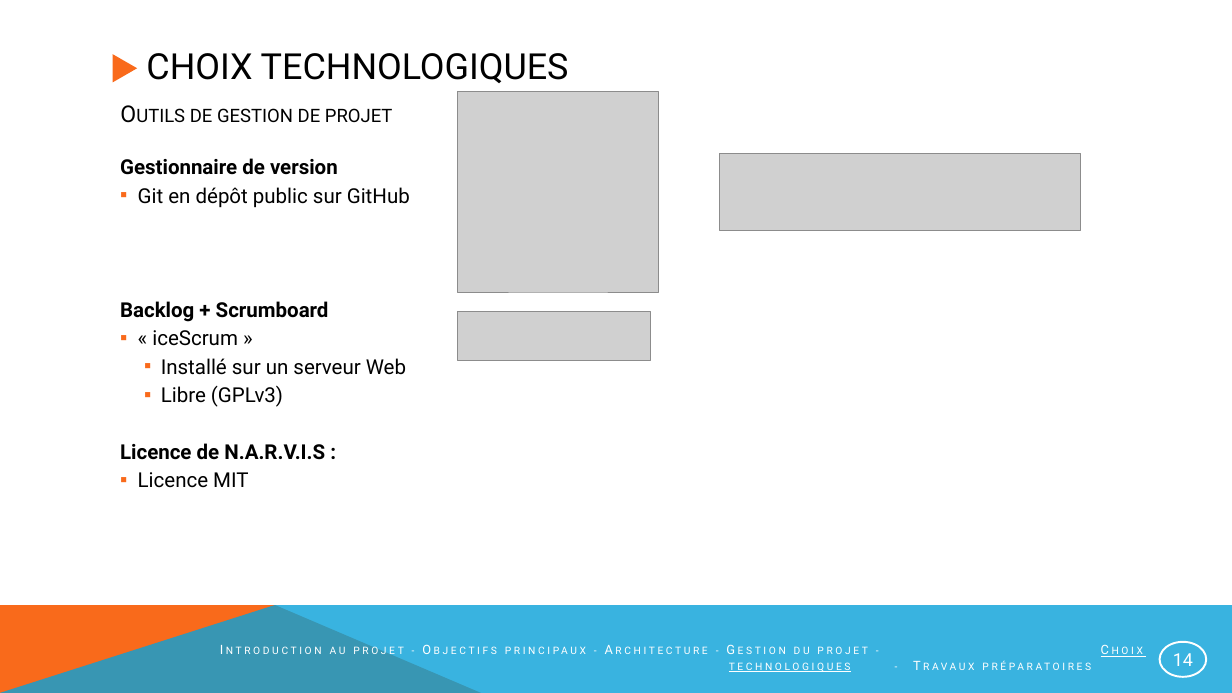
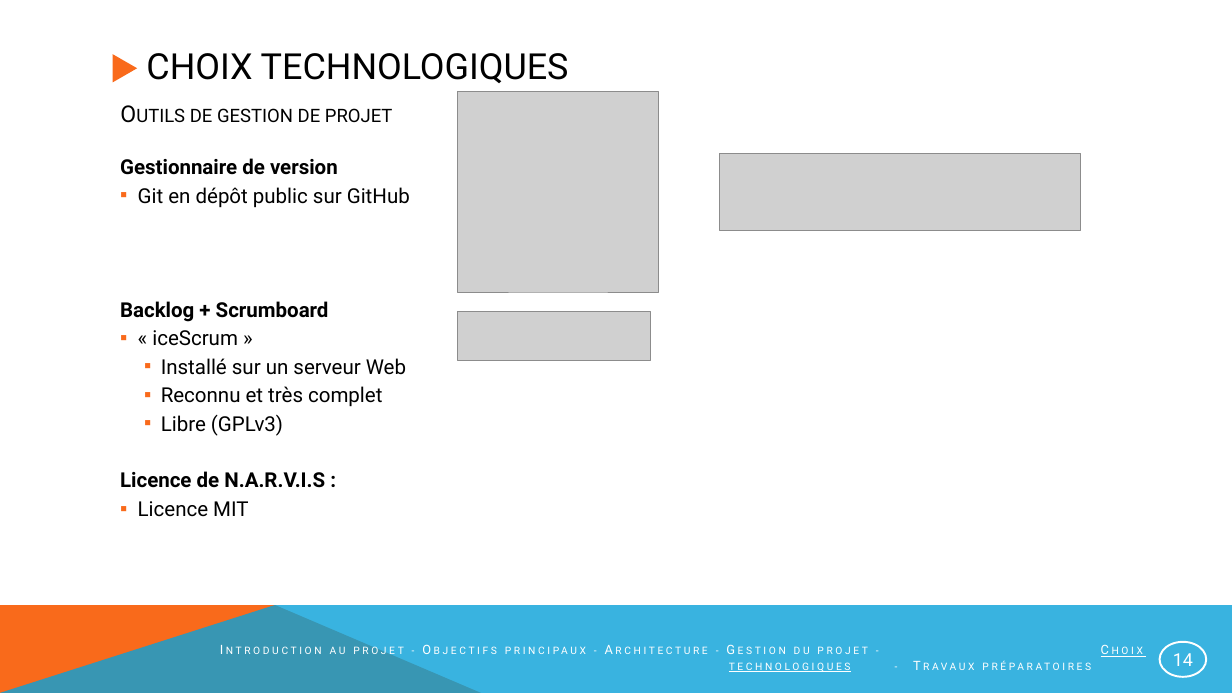
Before and after one commit to NotAVeryIntelligentSystem/NARVIS, a slide deck: slide 14 of Presentation/PrésentationNarvis_2.pptx. Drawn at 1232x693 pixels with LibreOffice and Linux fonts; fonts in the diff are those of the drawing; grey boxes stand for pictures. Boxes give left, top, right and bottom in pixels: in the first picture for what was removed or moved away, otherwise in the second. Text is boxed around its words. In the diff, an @@ line names an element or a change of style, - is before the commit and + after.

```diff
--- a/Presentation/PrésentationNarvis_2.pptx
+++ b/Presentation/PrésentationNarvis_2.pptx
@@ text at <box>161,386,382,407</box>: paragraph added @@
+    ▪ Reconnu et très complet
```
Also in this commit, not shown: 3 other slides changed, 4 other files.
